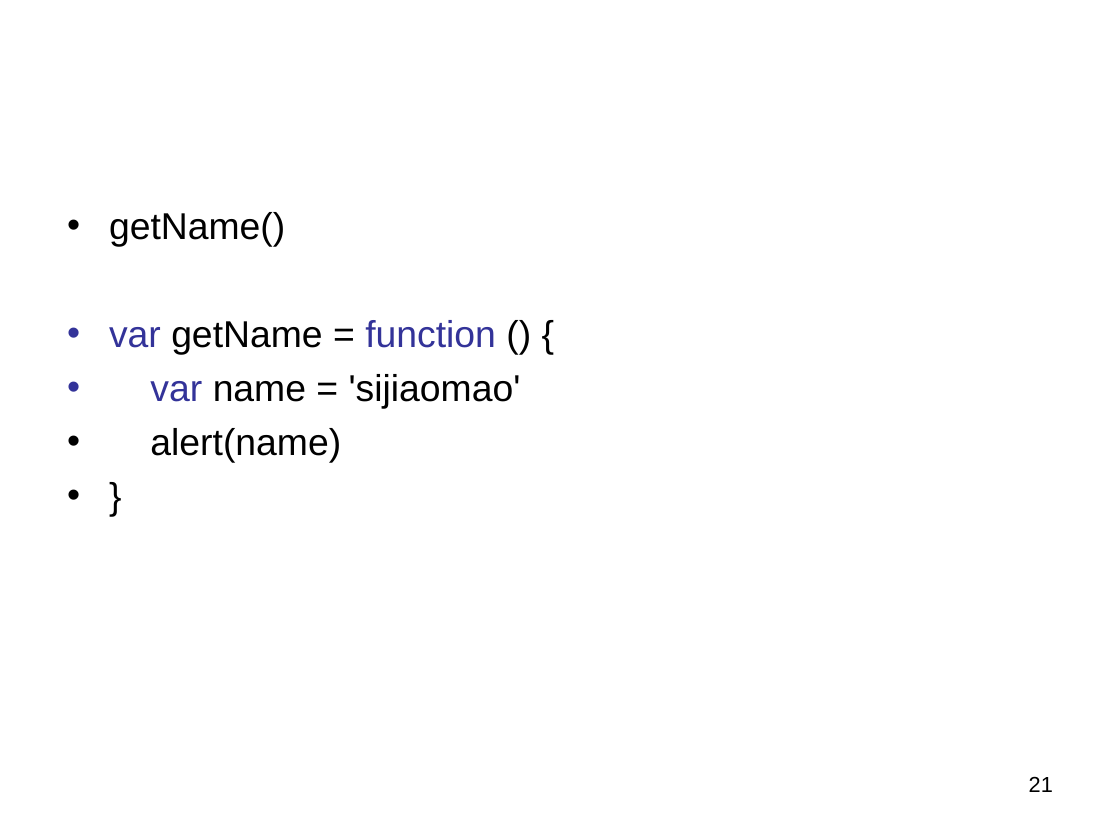
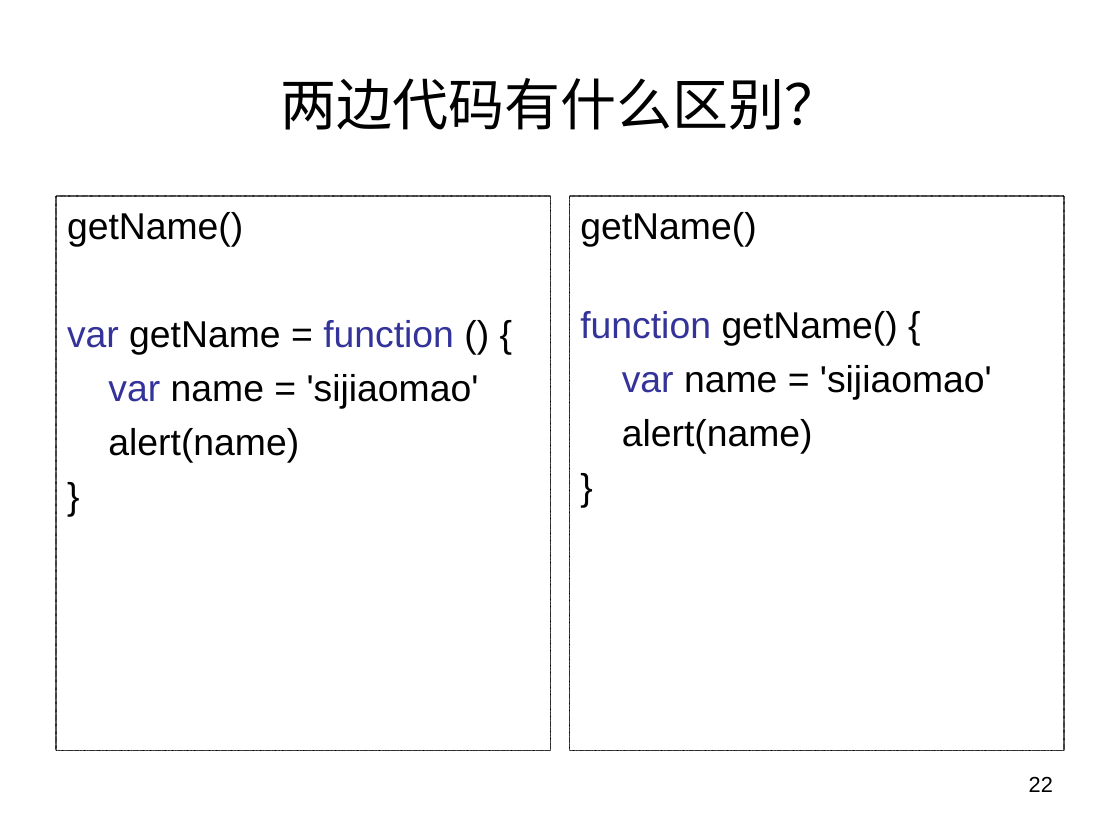
Before and after one commit to panxuepeng/javascript, a slide deck: slide 22 of ppt/第二天课程.ppt (slide 21 before the commit). Drawn at 1120x840 pixels with LibreOffice and Linux fonts; fonts in the diff are those of the drawing. Boxes give left, top, right and bottom in pixels: in the first picture for what was removed or moved away, otherwise in the second. Text is boxed around its words. In the diff, an @@ line names an element or a change of style, - is before the commit and + after.

```diff
--- a/ppt/第二天课程.ppt
+++ b/ppt/第二天课程.ppt
@@ title added at [280, 78, 840, 130], 36 pt, text #000000 @@
+两边代码有什么区别？
@@ text "getName()": place and size @@
-text "getName()" at [109, 212, 521, 463]
+text "getName()" at [56, 196, 551, 750]
@@ text "getName()" at [56, 196, 551, 750]: bullet • to none; outline none to #000000 0.74 pt @@
@@ text added at [569, 196, 1064, 750], outline #000000 0.74 pt, 24 pt, text #000000 @@
+getName()
+function getName() {
+var name = 'sijiaomao'
+alert(name)
+}
@@ page number at [1029, 776, 1053, 792]: text changed @@
-21
+22
```
Also in this commit, not shown: 31 other slides changed, 23 slides added, 5 slides removed, 8 other files.
